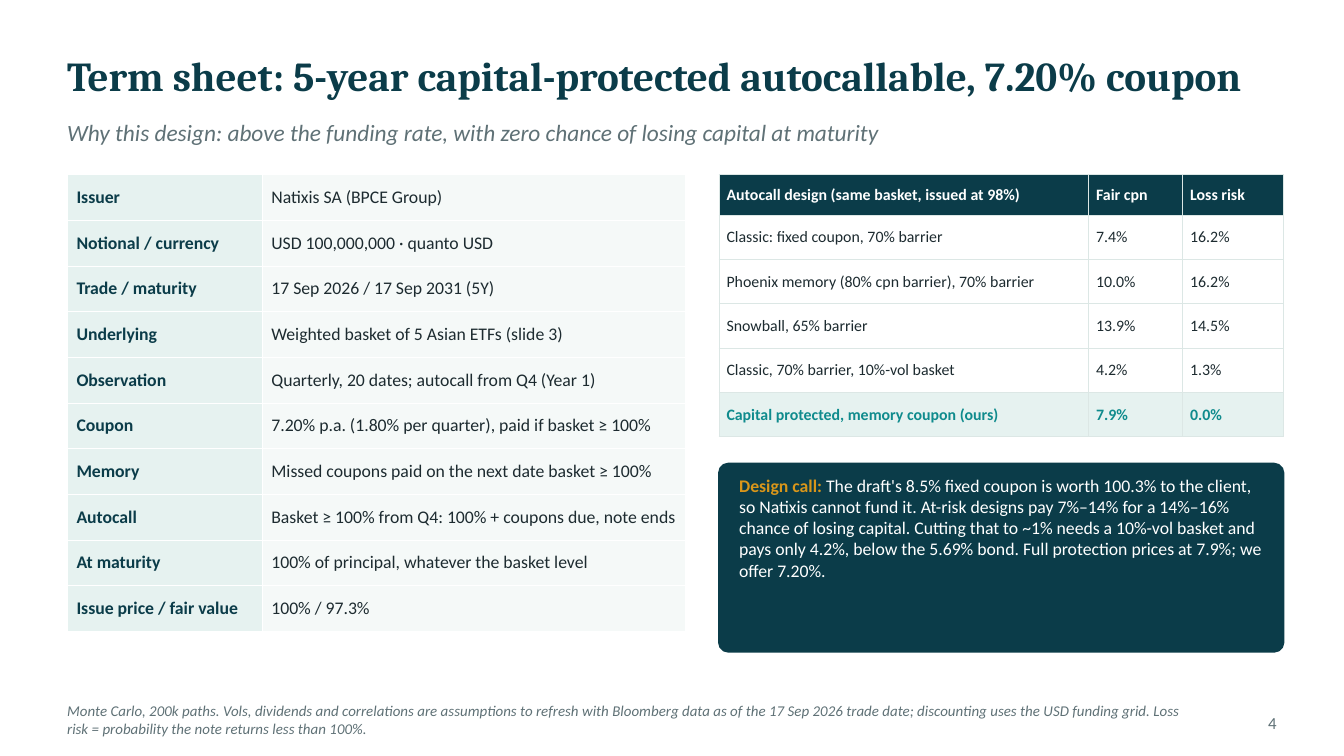
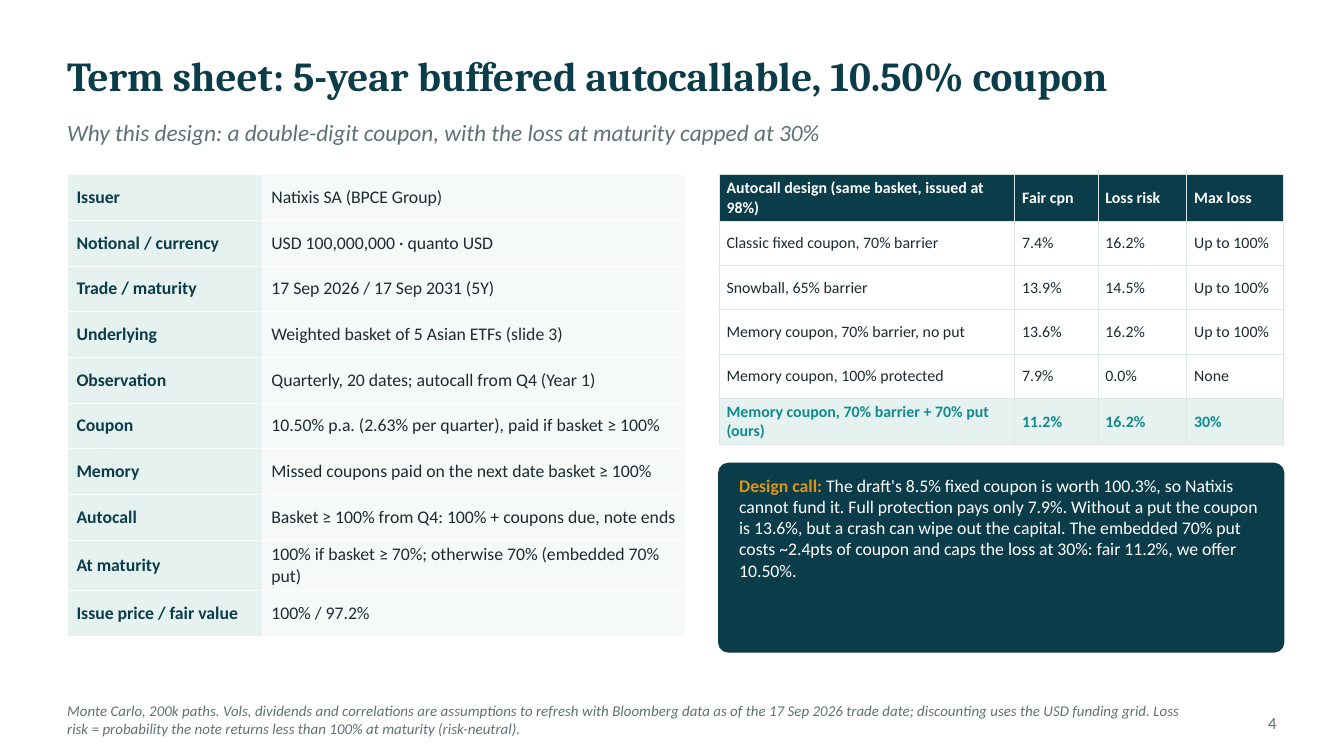
Before and after one commit to benjaminlhl/natixis-case-comp, a slide deck: slide 7 of deck/Asian-Digital-Autocallable-Note.pptx. Drawn at 1344x756 pixels with LibreOffice and Linux fonts; fonts in the diff are those of the drawing. Boxes give left, top, right and bottom in pixels: in the first picture for what was removed or moved away, otherwise in the second. Text is boxed around its words. In the diff, an @@ line names an element or a change of style, - is before the commit and + after.

```diff
--- a/deck/Asian-Digital-Autocallable-Note.pptx
+++ b/deck/Asian-Digital-Autocallable-Note.pptx
@@ text at [67, 62, 1108, 100]: text changed @@
-Term sheet: 5-year capital-protected autocallable, 7.20% coupon
+Term sheet: 5-year buffered autocallable, 10.50% coupon
@@ text at [67, 125, 819, 145]: text changed @@
-Why this design: above the funding rate, with zero chance of losing capital at maturity
+Why this design: a double-digit coupon, with the loss at maturity capped at 30%
@@ table at [67, 175, 685, 626] @@
-row 6, column 2: 7.20% p.a. (1.80% per quarter), paid if basket ≥ 100%
+row 6, column 2: 10.50% p.a. (2.63% per quarter), paid if basket ≥ 100%
-row 9, column 2: 100% of principal, whatever the basket level
+row 9, column 2: 100% if basket ≥ 70%; otherwise 70% (embedded 70% put)
-row 10, column 2: 100% / 97.3%
+row 10, column 2: 100% / 97.2%
@@ table at [719, 175, 1284, 442] @@
-column 1: Autocall design (same basket, issued at 98%) | Classic: fixed coupon, 70% barrier | Phoenix memory (80% cpn barrier), 70% barrier | Snowball, 65% barrier | Classic, 70% barrier, 10%-vol basket | Capital protected, memory coupon (ours)
-column 2: Fair cpn | 7.4% | 10.0% | 13.9% | 4.2% | 7.9%
-column 3: Loss risk | 16.2% | 16.2% | 14.5% | 1.3% | 0.0%
+column 1: Autocall design (same basket, issued at 98%) | Classic fixed coupon, 70% barrier | Snowball, 65% barrier | Memory coupon, 70% barrier, no put | Memory coupon, 100% protected | Memory coupon, 70% barrier + 70% put (ours)
+column 2: Fair cpn | 7.4% | 13.9% | 13.6% | 7.9% | 11.2%
+column 3: Loss risk | 16.2% | 14.5% | 16.2% | 0.0% | 16.2%
+column 4: Max loss | Up to 100% | Up to 100% | Up to 100% | None | 30%
@@ text at [739, 479, 1258, 577]: text changed @@
-Design call: The draft's 8.5% fixed coupon is worth 100.3% to the client, so Natixis cannot fund it. At-risk designs pay 7%–14% for a 14%–16% chance of losing capital. Cutting that to ~1% needs a 10%-vol basket and pays only 4.2%, below the 5.69% bond. Full protection prices at 7.9%; we offer 7.20%.
+Design call: The draft's 8.5% fixed coupon is worth 100.3%, so Natixis cannot fund it. Full protection pays only 7.9%. Without a put the coupon is 13.6%, but a crash can wipe out the capital. The embedded 70% put costs ~2.4pts of coupon and caps the loss at 30%: fair 11.2%, we offer 10.50%.
@@ text at [67, 705, 1179, 737]: text changed @@
-Monte Carlo, 200k paths. Vols, dividends and correlations are assumptions to refresh with Bloomberg data as of the 17 Sep 2026 trade date; discounting uses the USD funding grid. Loss risk = probability the note returns less than 100%.
+Monte Carlo, 200k paths. Vols, dividends and correlations are assumptions to refresh with Bloomberg data as of the 17 Sep 2026 trade date; discounting uses the USD funding grid. Loss risk = probability the note returns less than 100% at maturity (risk-neutral).
```
Also in this commit, not shown: 13 other slides changed, 14 other files.
